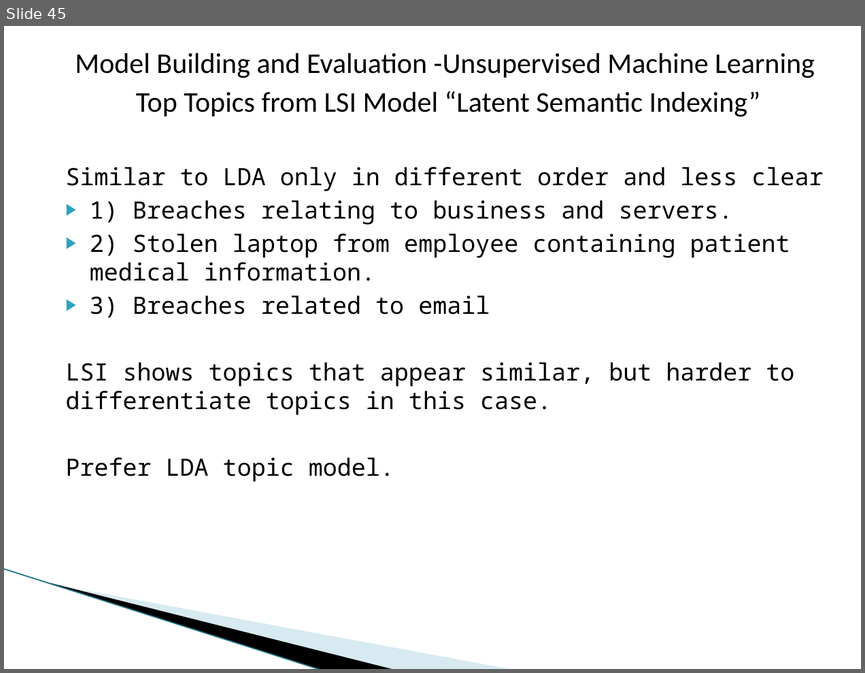
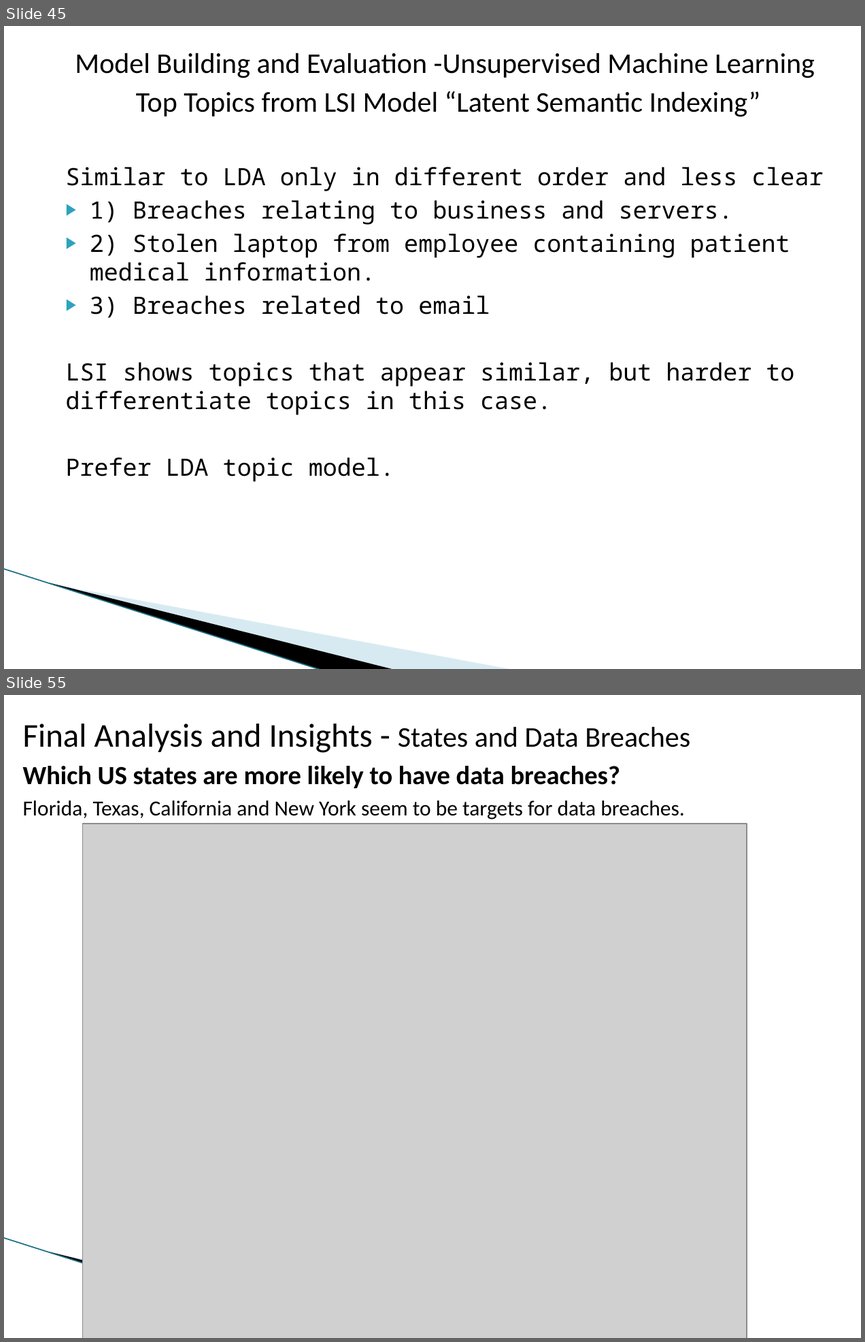
Before and after one commit to dmrod01/Capstone, a slide deck: Final Analysis - Data Capstone Project - Data Breaches.pptx. Shown one above the other, each under a label of ours: slide 45 before the commit, slides 45 and 55 after it; the slides between them are not shown. The pictures are 865x673 and 865x1342 pixels, drawn with LibreOffice and Linux fonts; fonts in the diff are those of the drawing; grey boxes stand for pictures; background and template pictures are left out. Boxes give left, top, right and bottom in pixels: in the first picture for what was removed or moved away, otherwise in the second. Text is boxed around its words. In the diff, an @@ line names an element or a change of style, - is before the commit and + after.

```diff
--- a/Final Analysis - Data Capstone Project - Data Breaches.pptx
+++ b/Final Analysis - Data Capstone Project - Data Breaches.pptx
@@ slide 55 added at <box>4,695,861,1338</box>, background #FFFFFF; not listed: 3 template elements that a slide beside it also shows @@
@@ text added at <box>23,724,690,819</box>, 18 pt, text #000000 @@
+Final Analysis and Insights - States and Data Breaches
+Which US states are more likely to have data breaches?
+Florida, Texas, California and New York seem to be targets for data breaches.
@@ picture added at <box>83,824,747,1338</box> @@
```
Also in this commit, not shown: 1 slide changed, 22 other slides added, 2 other files.
